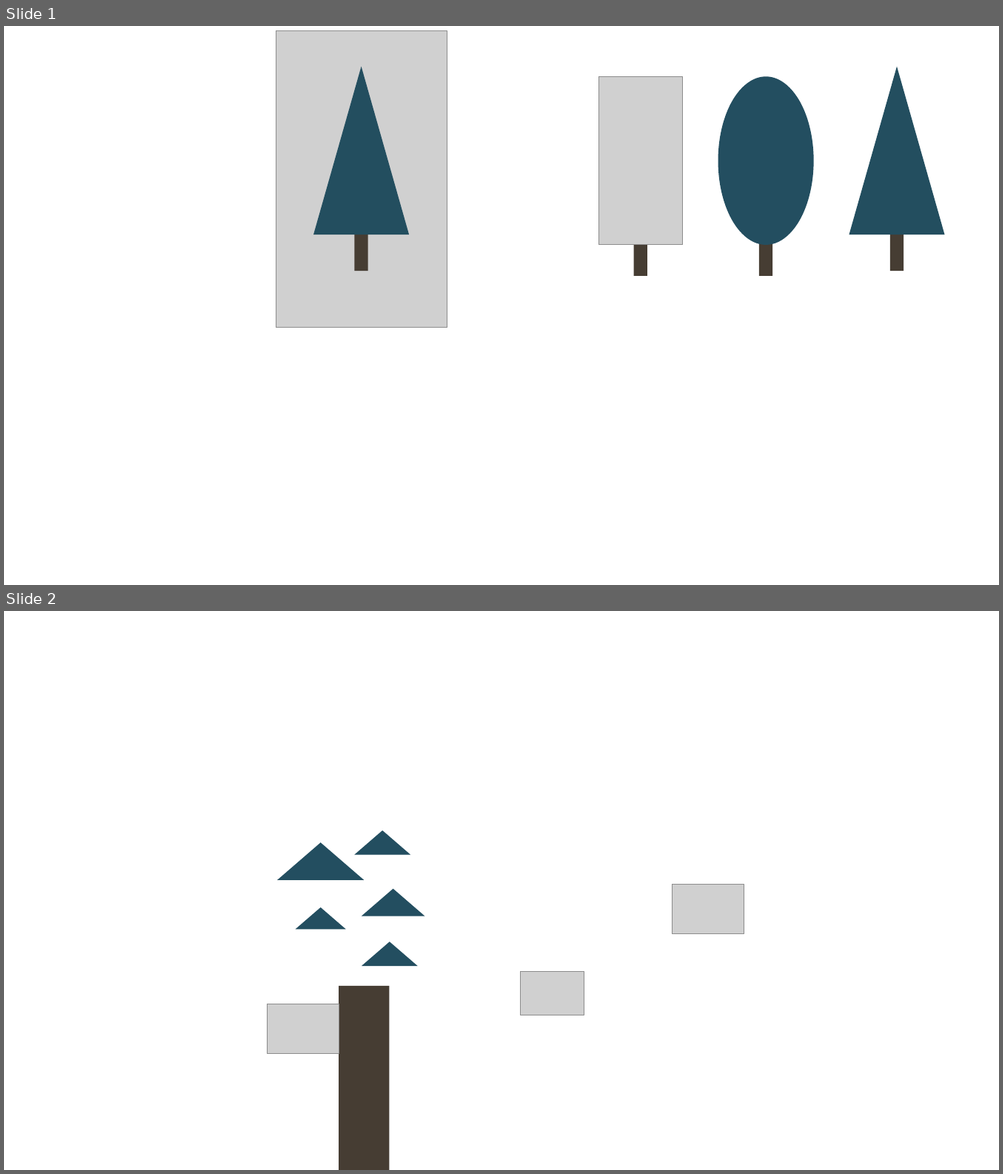
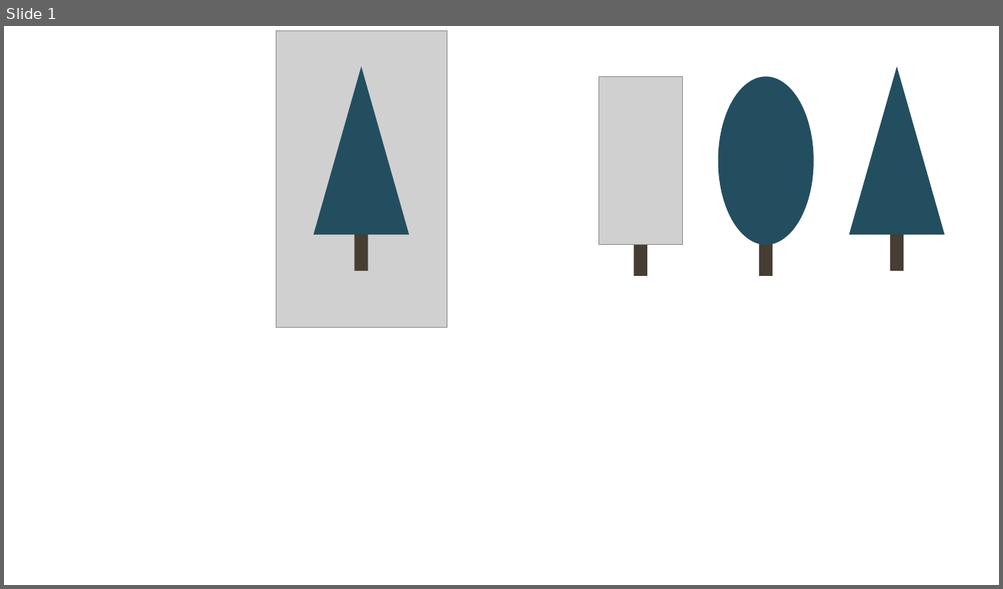
Before and after one commit to iop01447/alto-adventure, a slide deck: resource/리소스 수정.pptx. Shown one above the other, each under a label of ours: slides 1 and 2 before the commit, slide 1 after it. The pictures are 1003x1174 and 1003x589 pixels, drawn with LibreOffice and Linux fonts; fonts in the diff are those of the drawing; grey boxes stand for pictures; background and template pictures are left out. Boxes give left, top, right and bottom in pixels: in the first picture for what was removed or moved away, otherwise in the second. Text is boxed around its words. In the diff, an @@ line names an element or a change of style, - is before the commit and + after.

```diff
--- a/resource/리소스 수정.pptx
+++ b/resource/리소스 수정.pptx
@@ slide 2 removed at [4, 611, 999, 1170], background picture (left out) @@
@@ triangle removed at [355, 830, 410, 855] @@
@@ triangle removed at [277, 843, 364, 880] @@
@@ triangle removed at [361, 889, 425, 917] @@
@@ picture removed at [671, 885, 743, 934] @@
@@ triangle removed at [295, 908, 346, 930] @@
@@ triangle removed at [361, 943, 418, 967] @@
@@ rectangle removed at [339, 986, 390, 1170] @@
@@ picture removed at [521, 972, 583, 1015] @@
@@ picture removed at [267, 1004, 338, 1054] @@
```
Also in this commit, not shown: 1 slide added, 25 other files.
